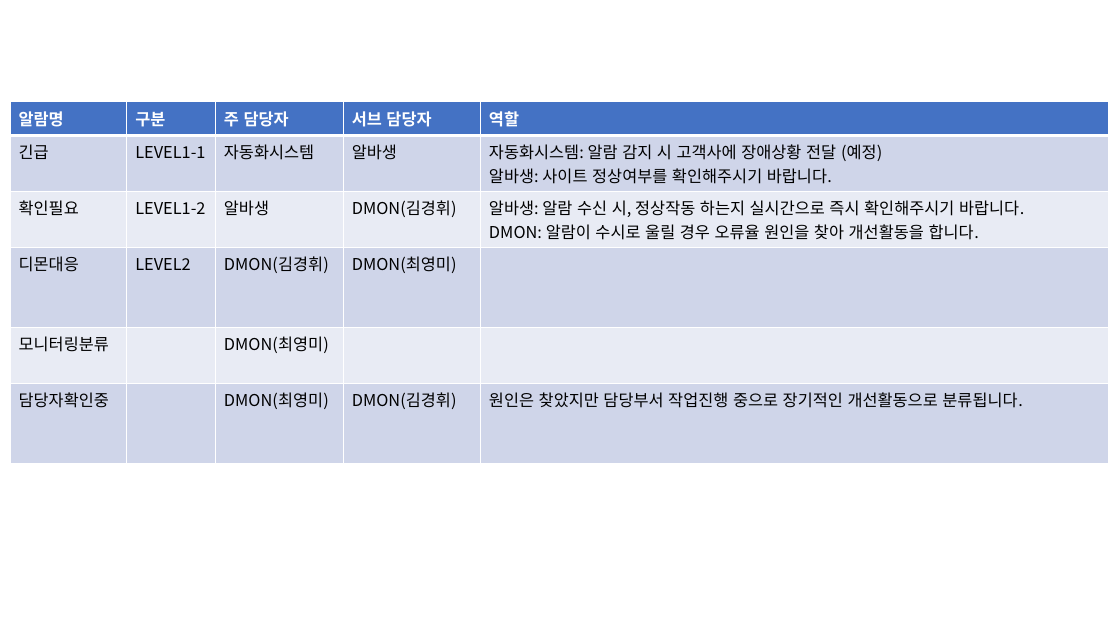
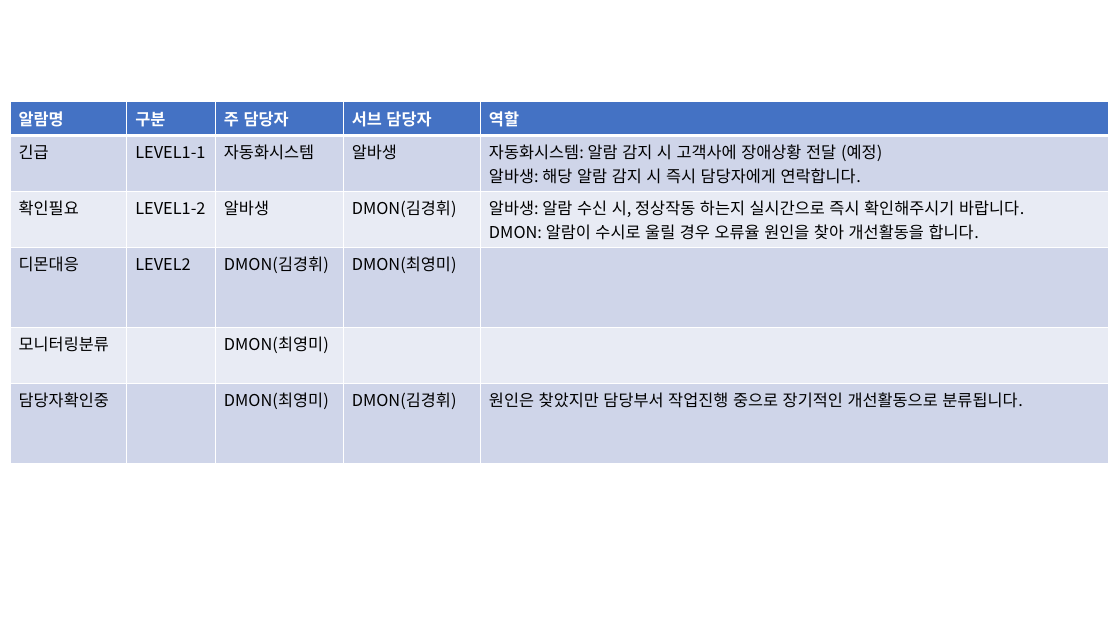
Before and after one commit to kwicmanual/kwicmanual.github.io, a slide deck: slide 5 of 매뉴얼.pptx. Drawn at 1120x630 pixels with LibreOffice and Linux fonts; fonts in the diff are those of the drawing. Boxes give left, top, right and bottom in pixels: in the first picture for what was removed or moved away, otherwise in the second. Text is boxed around its words. In the diff, an @@ line names an element or a change of style, - is before the commit and + after.

Commit message:
08.21 업데이트

```diff
--- a/매뉴얼.pptx
+++ b/매뉴얼.pptx
@@ table at bbox=[10, 102, 1109, 413] @@
-row 2, column 5: 자동화시스템: 알람 감지 시 고객사에 장애상황 전달 (예정) / 알바생: 사이트 정상여부를 확인해주시기 바랍니다.
+row 2, column 5: 자동화시스템: 알람 감지 시 고객사에 장애상황 전달 (예정) / 알바생: 해당 알람 감지 시 즉시 담당자에게 연락합니다.
```
Also in this commit, not shown: 2 other files.
